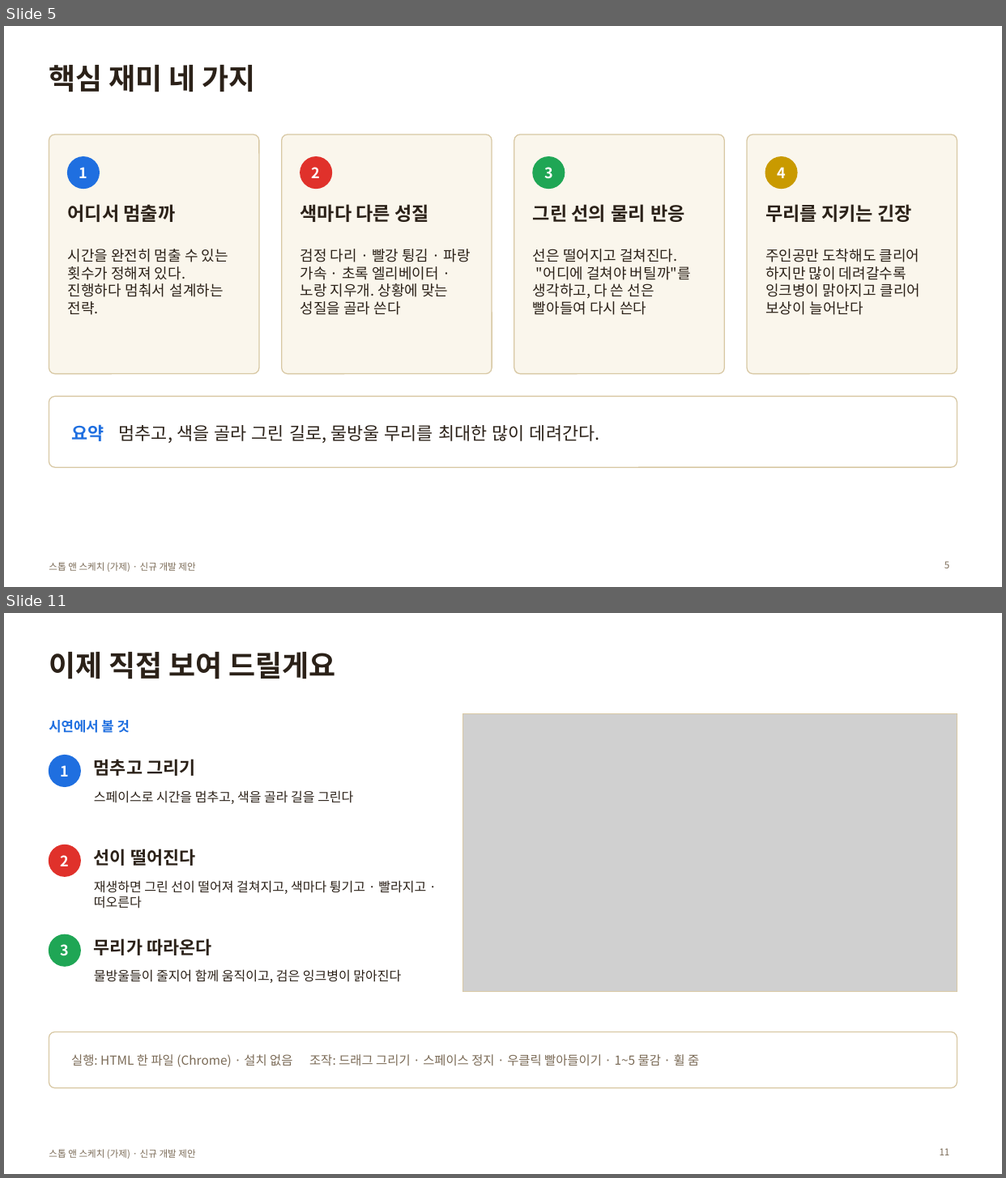
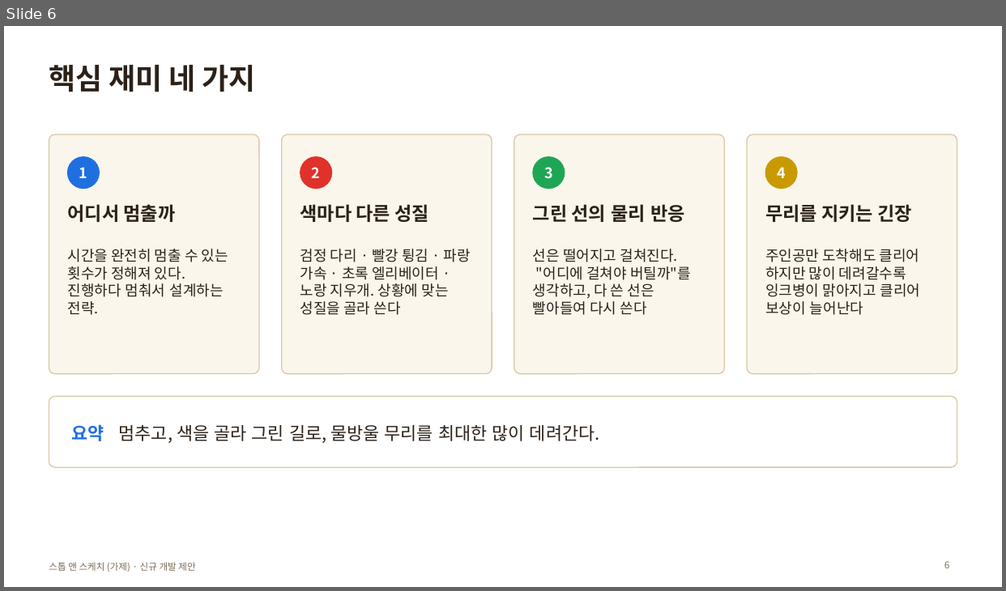
Before and after one commit to willy9068/Stop-Sketch, a slide deck: 스톱앤스케치_제안서.pptx. Shown one above the other, each under a label of ours: slides 5 and 11 before the commit, slide 6 after it; the slides between them are not shown. The pictures are 1006x1178 and 1006x591 pixels, drawn with LibreOffice and Linux fonts; fonts in the diff are those of the drawing; grey boxes stand for pictures. Boxes give left, top, right and bottom in pixels: in the first picture for what was removed or moved away, otherwise in the second. Text is boxed around its words. In the diff, an @@ line names an element or a change of style, - is before the commit and + after.

```diff
--- a/스톱앤스케치_제안서.pptx
+++ b/스톱앤스케치_제안서.pptx
@@ slide 11 removed at [4,613,1002,1174], background #FFFFFF; not listed: 1 template element that a slide beside it also shows @@
@@ title removed at [49,652,336,679] @@
-이제 직접 보여 드릴게요
@@ text removed at [49,717,130,735] @@
-시연에서 볼 것
@@ picture removed at [463,714,957,992] @@
@@ rectangle removed at [463,714,957,992] @@
@@ ellipse removed at [49,756,80,786] @@
@@ text removed at [61,765,70,777] @@
-1
@@ text removed at [94,759,195,776] @@
-멈추고 그리기
@@ text removed at [94,790,353,804] @@
-스페이스로 시간을 멈추고, 색을 골라 길을 그린다
@@ ellipse removed at [49,845,80,876] @@
@@ text removed at [61,855,70,867] @@
-2
@@ text removed at [94,849,195,866] @@
-선이 떨어진다
@@ text removed at [94,880,426,909] @@
-재생하면 그린 선이 떨어져 걸쳐지고, 색마다 튕기고 · 빨라지고 · 떠오른다
@@ ellipse removed at [49,935,80,966] @@
@@ text removed at [61,944,70,956] @@
-3
@@ text removed at [94,939,211,956] @@
-무리가 따라온다
@@ text removed at [94,969,401,983] @@
-물방울들이 줄지어 함께 움직이고, 검은 잉크병이 맑아진다
@@ rounded rectangle removed at [49,1033,957,1088] @@
@@ text removed at [71,1054,699,1067] @@
-실행: HTML 한 파일 (Chrome) · 설치 없음 조작: 드래그 그리기 · 스페이스 정지 · 우클릭 빨아들이기 · 1~5 물감 · 휠 줌
@@ page number removed at [940,1148,950,1156] @@
-11
@@ what was slide 5 is now slide 6 @@
@@ page number at [944,561,949,569]: text changed @@
-5
+6
```
Also in this commit, not shown: 4 slides changed, 2 other slides removed, 8 other files.
